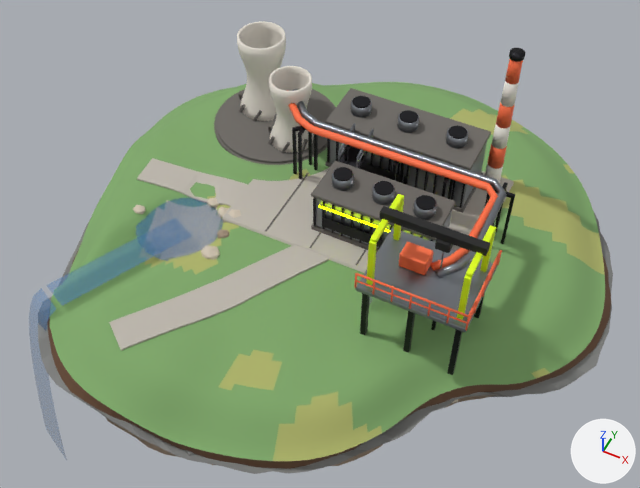
One commit to the Blender file assets-src/blender/islands/projects.blend: the scene before it, then after it.
The view is the same before and after, from a camera (50 mm lens) standing at (7.6, -16.1, 18.9) and looking at (-0.4, -0.1, -1.2). Every picture has the same lights, and +X, +Y and +Z are marked at lower right. The older version comes first.

The scene before the commit, as lines of its bpy script (objects in view):
```python
ob_buildings = bpy.data.objects.new('buildings', me_buildings)
ob_buildings.location = (0.0, 0.0, 0.0)
ob_props = bpy.data.objects.new('props', me_props)
ob_props.location = (0.0, 0.0, 0.0)
ob_terrain = bpy.data.objects.new('terrain', me_terrain)
ob_terrain.location = (0.0, 0.0, 0.0)
# also in view: 'waterfall_0' at (-5.8, -6.9, -2.9); 'water_channel0' at (-4.5, -4.2, 0.3); 'water_pond0' at (-3.6, -2.4, 0.3); 'foundation' at (0.4, -0.1, -4.0); 'landmarks' at (1.1, -0.2, 1.4)
```
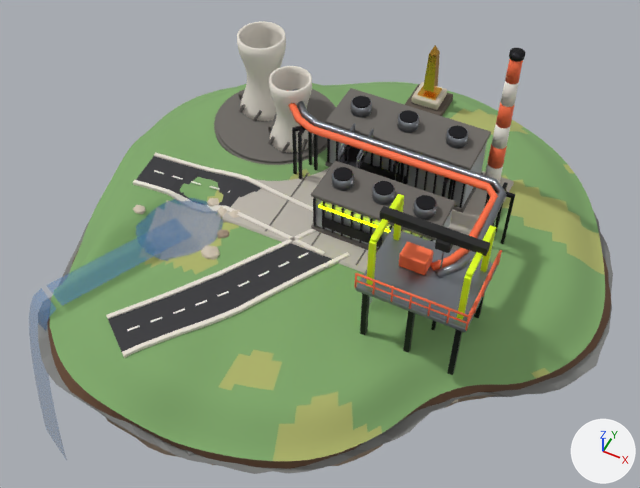
Pixel boxes [x1, y1, x2, y2] of what changed, in the pictures (640 x 488 px):
'anim_spin_monument_obelisk', added
    after: [423, 45, 440, 92]
part 1 of me_terrain, added
    after: [106, 229, 316, 319]
part 2 of me_terrain, rebuilt (10% wider)
    before: [137, 158, 251, 207]
    after: [136, 156, 261, 207]
part 3 of me_terrain, added
    after: [154, 152, 313, 211]
part 4 of me_terrain, added
    after: [133, 180, 325, 256]
part 5 of me_terrain, added
    after: [122, 252, 350, 358]
part 6 of me_terrain, recoloured (grey to dark grey)
    both: [109, 245, 330, 351]
part 7 of me_buildings, added
    after: [417, 85, 442, 100]
part 8 of me_buildings, added
    after: [405, 84, 453, 116]
part 9 of me_buildings, added
    after: [411, 82, 447, 110]
part 10 of me_buildings, recoloured
    both: [316, 139, 487, 245]

Edits to the bpy script that builds the scene:
```text
Add mat_m_corrugated:
    mat_m_corrugated = principled_material('M_corrugated')
    mat_m_corrugated.base_color = (0.423, 0.451, 0.479)  # grey #aeb3b8
    mat_m_corrugated.metallic = 0.6
Add mat_m_asphalt:
    mat_m_asphalt = principled_material('M_asphalt')
    mat_m_asphalt.base_color = (0.0423, 0.0423, 0.0467)  # dark grey #3a3a3d
    mat_m_asphalt.roughness = 0.95
Change me_terrain:
    remove me_terrain.from_pydata(...)  # 4848 vertices, 4332 faces; spans x -7.4..7.9, y -8.1..7.8, z -0.7..0.7
    add me_terrain.from_pydata(...)  # 5136 vertices, 4536 faces; spans x -7.4..7.9, y -8.1..7.8, z -0.7..0.7
    me_terrain part 1: the loose piece of 72 vertices spanning x -3.4..1.0, y -6.8..-0.9, z 0.3..0.5 is copied, and the copy is multiplied about its middle by the matrix ((0.226, 0.507, 0.012), (0.506, 0.649, -0.071), (0.026, -0.025, 1.346)), then moved by (-0.5, 0.3, 0.0), in mat_m_concrete_light (white #e8e2d7); it spans x -3.6..0.1, y -6.2..-0.7, z 0.3..0.6
    me_terrain part 2: the loose piece of 72 vertices spanning x -5.9..0.6, y -1.6..-0.3, z 0.2..0.5 is rebuilt with 72 vertices and now spans x -5.9..0.7, y -1.7..-0.2, z 0.1..0.5, in mat_m_asphalt (dark grey #3a3a3d)
    me_terrain part 3: a new loose piece of 72 vertices spanning x -5.9..0.7, y -0.5..-0.1, z 0.3..0.6, in mat_m_concrete_light (white #e8e2d7)
    me_terrain part 4: a new loose piece of 72 vertices spanning x -5.8..0.5, y -1.8..-1.3, z 0.0..0.6, in mat_m_concrete_light (white #e8e2d7)
    me_terrain part 5: a new loose piece of 72 vertices spanning x -2.6..1.2, y -6.9..-1.4, z 0.2..0.6, in mat_m_concrete_light (white #e8e2d7)
    me_terrain part 6: 51 faces spanning x -3.5..1.1, y -6.9..-0.8, z 0.3..0.5 switch from mat_m_concrete (grey #bdb7ad) to mat_m_asphalt (dark grey #3a3a3d)
    other edits to the shape of me_terrain do not show in these pictures
    add me_terrain.materials.append(mat_m_concrete_light)  # white #e8e2d7
Change me_buildings:
    remove me_buildings.from_pydata(...)  # 2444 vertices, 2288 faces; spans x -4.81..5.2, y -3.8..3.91, z 0.25..5.1
    add me_buildings.from_pydata(...)  # 2516 vertices, 2366 faces; spans x -4.81..5.2, y -3.8..6.51, z 0.12..5.1
    me_buildings part 7: the loose piece of 24 vertices spanning x -1.0..3.4, y 1.45..3.15, z 0.45..0.65 is copied, and the copy is scaled about its middle by (0.139, 0.363, 0.215), then moved by (-0.62, 3.59, 0.18), in mat_m_gold (orange #f1b84b); it spans x 0.27..0.89, y 5.58..6.2, z 0.7..0.75
    me_buildings part 8: a new loose piece of 24 vertices spanning x -0.04..1.21, y 5.26..6.51, z 0.12..0.42, in mat_m_stone_dark (brown #5f544a)
    me_buildings part 9: a new loose piece of 24 vertices spanning x 0.13..1.03, y 5.44..6.34, z 0.42..0.7, in mat_m_stone_light (pale yellow #d2c6b3)
    me_buildings part 10: 52 faces spanning x -0.95..3.35, y -1.0..3.1, z 0.65..2.15 switch from mat_m_metal (grey #8c9198) to mat_m_corrugated (grey #aeb3b8)
    add me_buildings.materials.append(mat_m_gold)  # orange #f1b84b
    add me_buildings.materials.append(mat_m_stone_dark)  # brown #5f544a
    add me_buildings.materials.append(mat_m_stone_light)  # pale yellow #d2c6b3
Add me_anim_spin_monument_obelisk:
    me_anim_spin_monument_obelisk.from_pydata([(0.0, 0.0, -0.8), (0.18, 0.18, -0.8), (0.13, 0.13, 0.55), (0.0, 0.0, 0.85), (-0.18, 0.18, -0.8), (-0.13, 0.13, 0.55), (-0.18, -0.18, -0.8), (-0.13, -0.13, 0.55), (0.18, -0.18, -0.8), (0.13, -0.13, 0.55)], [], [(0, 4, 1), (1, 4, 5, 2), (2, 5, 3), (0, 6, 4), (4, 6, 7, 5), (5, 7, 3), (0, 8, 6), (6, 8, 9, 7), (7, 9, 3), (0, 1, 8), (8, 1, 2, 9), (9, 2, 3)])
    me_anim_spin_monument_obelisk.materials.append(mat_m_gold)  # orange #f1b84b
Add ob_anim_spin_monument_obelisk:
    ob_anim_spin_monument_obelisk = bpy.data.objects.new('anim_spin_monument_obelisk', me_anim_spin_monument_obelisk)
    ob_anim_spin_monument_obelisk.location = (0.58, 5.89, 1.7)
```
